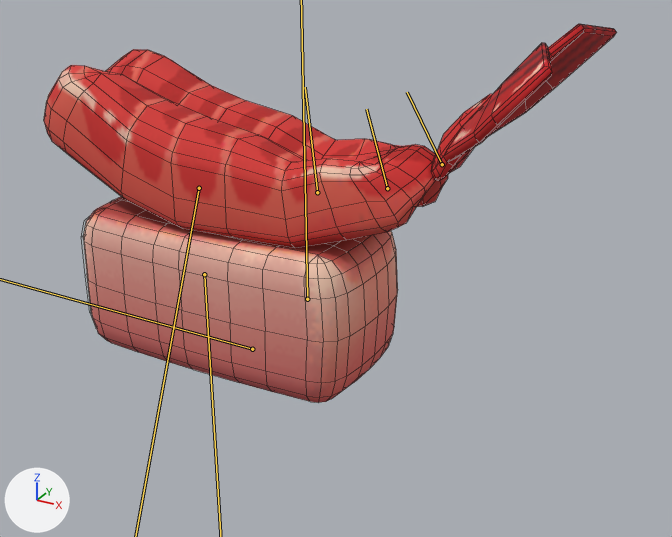
The FBX model res/Chars/Ebi01/Model.FBX: old version first, new version second.
Both versions are drawn from a 50 mm lens placed at (1.377, -1.996, 1.316), pointed at (0.29, -0.019, 0.328). Arrows for +X, +Y and +Z are at lower left; the lights stay in place. Both versions are drawn at the pose saved in each file; the numbers are the values there. The bones that bend it are drawn over the model as lines. Mesh edges are drawn as thin lines.

The first picture shows 'Sushi'.
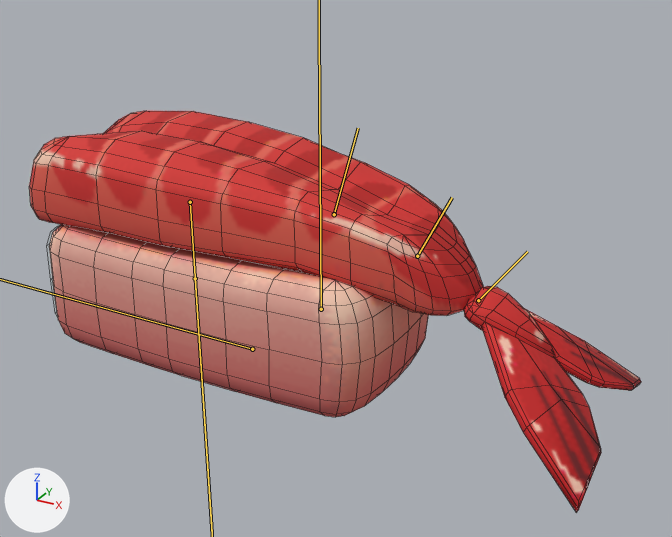
Changed parts and their boxes [x1, y1, x2, y2] in the pictures (672 x 537 px):
'Sushi', posed (7% wider)
    before: [44, 24, 617, 403]
    after: [29, 111, 641, 512]
bone 'Bone005', root to tip
    before: (317, 192) to (305, 87)
    after: (334, 214) to (358, 128)
bone 'Bone006', root to tip
    before: (387, 188) to (366, 109)
    after: (417, 256) to (452, 197)
bone 'Bone007', root to tip
    before: (442, 164) to (407, 92)
    after: (478, 300) to (527, 251)

What the commit changed:
Bone 'Bone001' (bone_bone001) is rescaled from (1.11, 0.82, 0.82) to (1.0, 1.0, 1.0).
Bone 'Bone004' (bone_bone004) turns from (0, 0, -21) to (0, 0, 0) degrees about its own x, y and z.
Bone 'Bone004' (bone_bone004) is rescaled from (1.2, 0.97, 1.0) to (1.0, 1.0, 1.0).
Bone 'Bone005' (bone_bone005) turns from (0, 0, 25) to (0, 0, 0) degrees about its own x, y and z.
Bone 'Bone006' (bone_bone006) turns from (0, 0, 25) to (0, 0, 0) degrees about its own x, y and z.
Bone 'Bone007' (bone_bone007) turns from (0, 0, 25) to (0, 0, 0) degrees about its own x, y and z.
